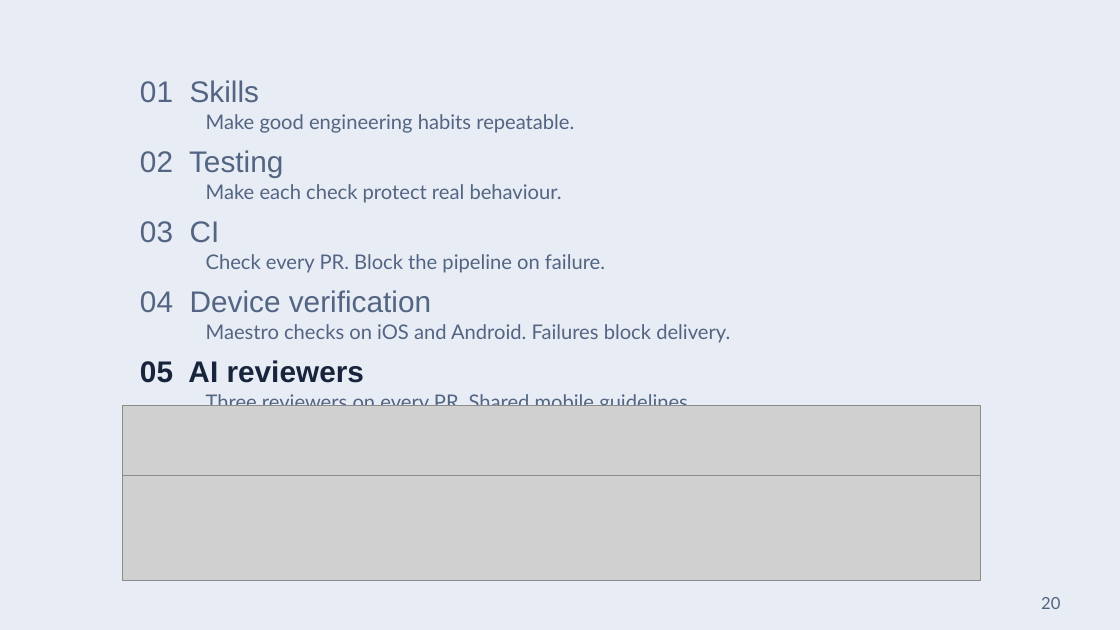
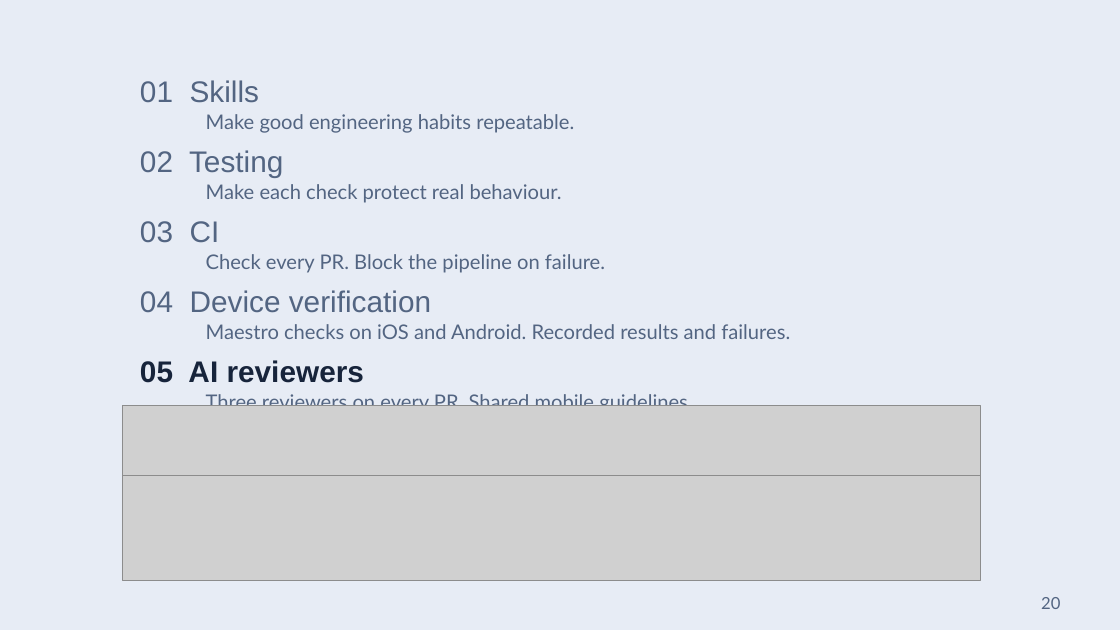
Before and after one commit to JohnAdib/mradib.com, a slide deck: slide 20 of resources/talks/beyond-the-qa-bottleneck.pptx. Drawn at 1120x630 pixels with LibreOffice and Linux fonts; fonts in the diff are those of the drawing; grey boxes stand for pictures. Boxes give left, top, right and bottom in pixels: in the first picture for what was removed or moved away, otherwise in the second. Text is boxed around its words. In the diff, an @@ line names an element or a change of style, - is before the commit and + after.

```diff
--- a/resources/talks/beyond-the-qa-bottleneck.pptx
+++ b/resources/talks/beyond-the-qa-bottleneck.pptx
@@ text at (206,324,790,339): text changed @@
-Maestro checks on iOS and Android. Failures block delivery.
+Maestro checks on iOS and Android. Recorded results and failures.
```
Also in this commit, not shown: 12 other slides changed, 24 other files.
